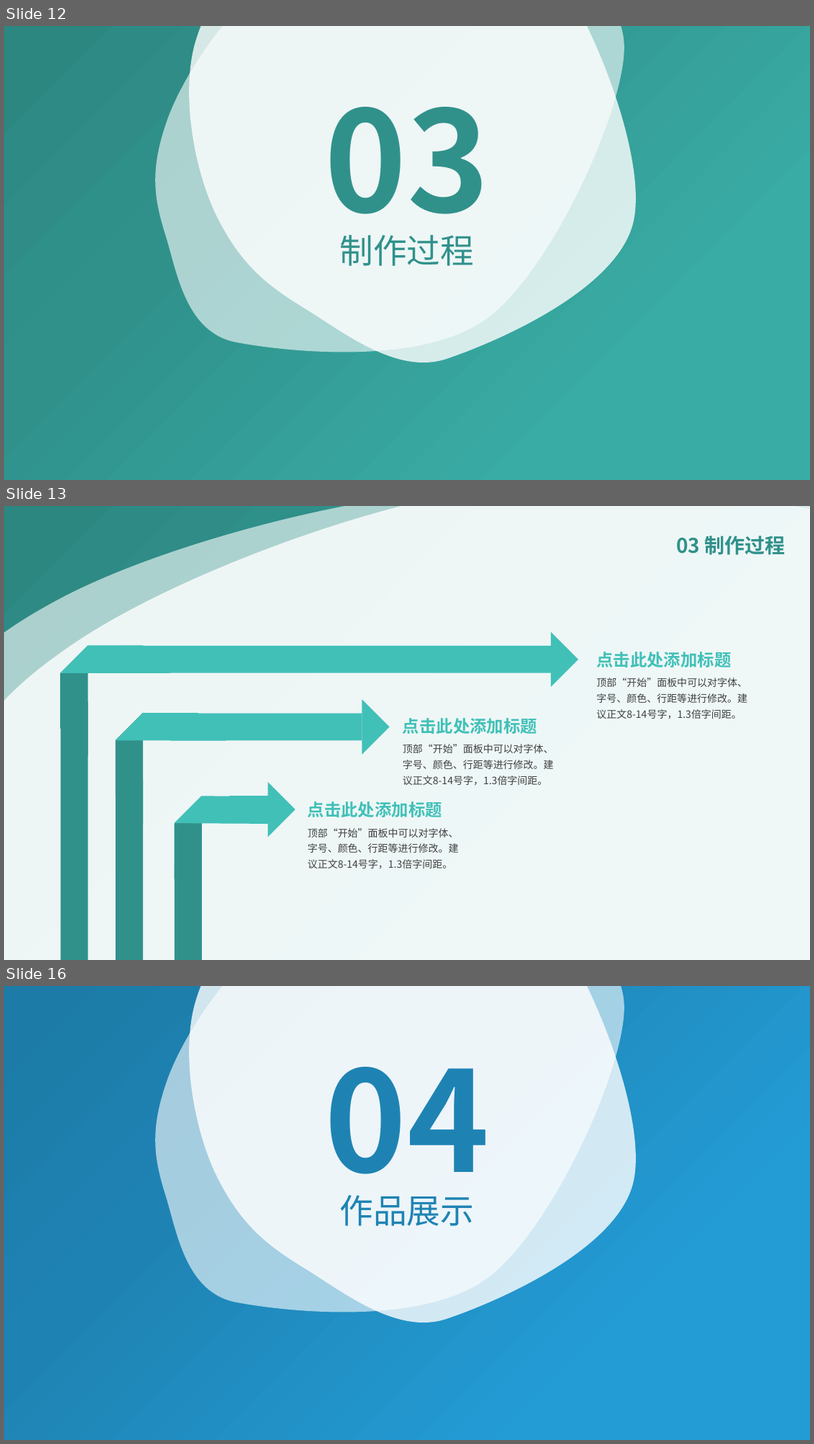
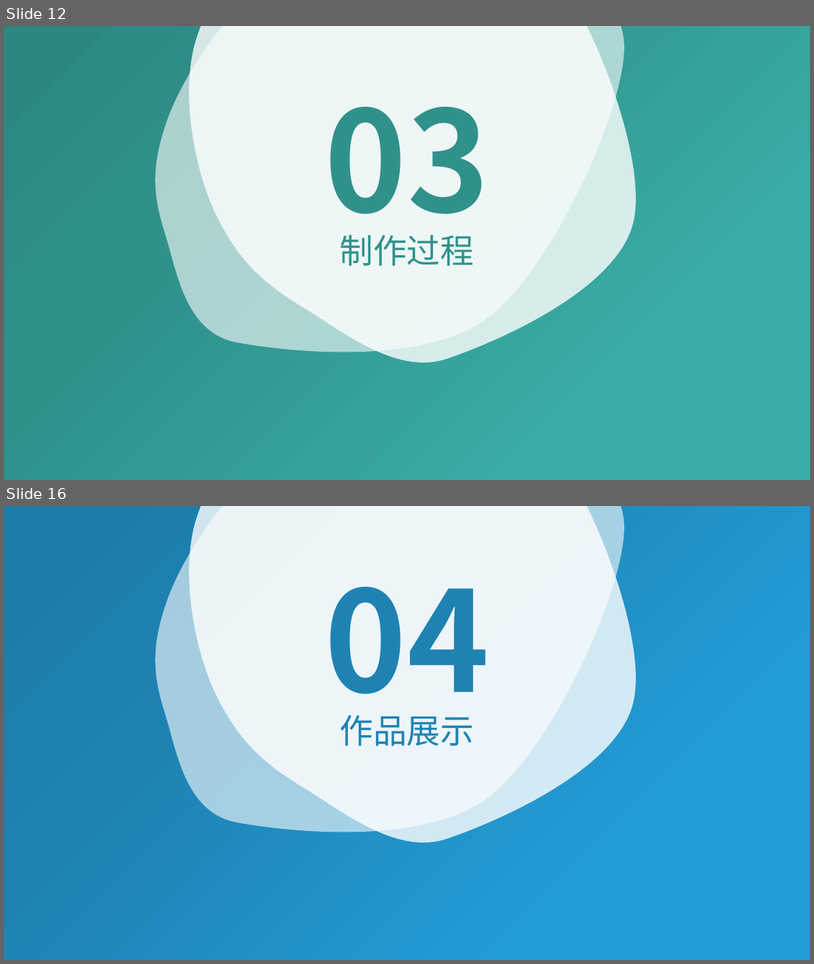
Before and after one commit to gwinda/A_GIT_MANTI, a slide deck: 679D612A1596C7DE1A4FCC7FE4DB6C75.pptx. Shown one above the other, each under a label of ours: slides 12, 13 and 16 before the commit, slides 12 and 16 after it; the slides between them are not shown. The pictures are 814x1444 and 814x964 pixels, drawn with LibreOffice and Linux fonts; fonts in the diff are those of the drawing. Boxes give left, top, right and bottom in pixels: in the first picture for what was removed or moved away, otherwise in the second. Text is boxed around its words. In the diff, an @@ line names an element or a change of style, - is before the commit and + after.

```diff
--- a/679D612A1596C7DE1A4FCC7FE4DB6C75.pptx
+++ b/679D612A1596C7DE1A4FCC7FE4DB6C75.pptx
@@ slide 13 removed at (4,506,810,960), background #FFFFFF @@
@@ rectangle removed at (4,506,810,960) @@
@@ freeform shape removed at (4,506,810,960) @@
@@ freeform shape removed at (4,506,810,960) @@
@@ text removed at (676,536,786,555) @@
-03 制作过程
@@ diag stripe removed at (60,618,171,728) @@
@@ triangle removed at (551,632,579,687) @@
@@ diag stripe removed at (33,645,143,756) @@
@@ rectangle removed at (116,646,551,672) @@
@@ text removed at (597,651,731,667) @@
-点击此处添加标题
@@ text removed at (597,677,748,718) @@
-顶部“开始”面板中可以对字体、字号、颜色、行距等进行修改。建议正文8-14号字，1.3倍字间距。
@@ diag stripe removed at (116,685,226,795) @@
@@ triangle removed at (362,699,389,754) @@
@@ rectangle removed at (61,701,88,960) @@
@@ diag stripe removed at (88,713,198,823) @@
@@ rectangle removed at (170,713,362,741) @@
@@ text removed at (403,718,538,734) @@
-点击此处添加标题
@@ text removed at (403,744,554,785) @@
-顶部“开始”面板中可以对字体、字号、颜色、行距等进行修改。建议正文8-14号字，1.3倍字间距。
@@ rectangle removed at (116,780,143,960) @@
@@ diag stripe removed at (174,774,274,874) @@
@@ triangle removed at (268,782,296,837) @@
@@ diag stripe removed at (147,796,257,906) @@
@@ rectangle removed at (229,795,270,823) @@
@@ text removed at (308,801,442,817) @@
-点击此处添加标题
@@ text removed at (308,828,459,868) @@
-顶部“开始”面板中可以对字体、字号、颜色、行距等进行修改。建议正文8-14号字，1.3倍字间距。
@@ rectangle removed at (175,866,202,960) @@
```
Also in this commit, not shown: 4 slides changed, 5 slides added, 4 other slides removed.
